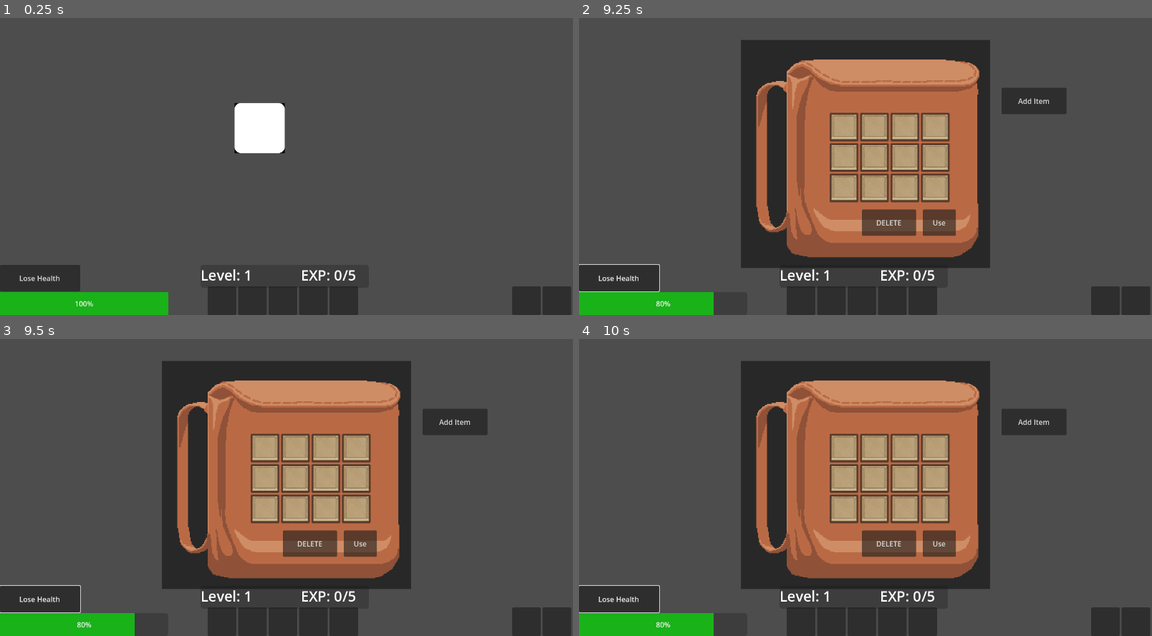
Above: before the commit, frames 1-4 (two rows, left to right).
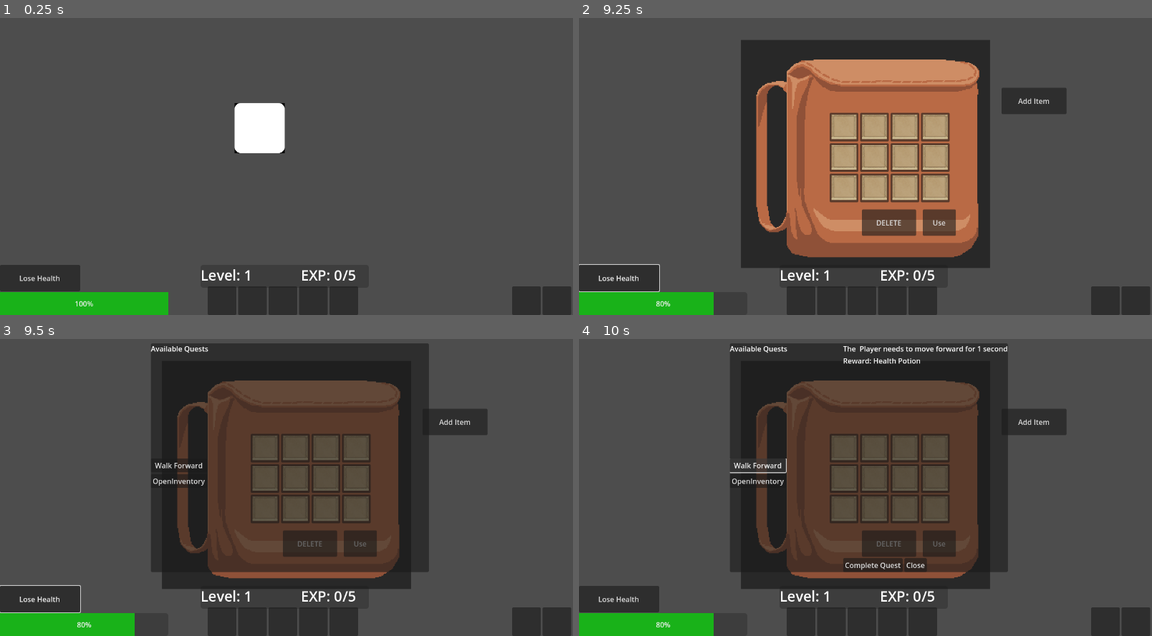
Above: after the commit, the same moments.

Repository: trex414/Profpocalypse-Purdue-Edition
Game: Godot game, scene res://test_main.tscn
The game is run twice, just before and just after one commit, with the same random seed, the same clock (stepped at 60 frames per second) and the same inputs.
Inputs (mouse positions are in pixels of both pictures, inside the frame that each line leads up to):
- Up to frame 1 (0.25 s): no input
- Up to frame 2 (9.25 s): click (802, 300) at 0.52 s; click (831, 300) at 1.27 s; click (859, 300) at 2 s; click (894, 300) at 2.75 s; click (922, 300) at 3.5 s; click "Lose Health" at 4.25 s; tap Enter at 5 s; move the mouse to (991, 136) at 5.02 s; hold D (move_right) 5.03-5.78 s; tap 1 (zoom_in) at 5.1, 6.6, 8.1 s; move the mouse to (750, 169) at 5.77 s; hold S (move_down) 5.78-6.53 s; tap 2 (zoom_out) at 5.85, 7.35, 8.85 s; move the mouse to (922, 83) at 6.52 s; hold D (move_right) 6.53-7.28 s; move the mouse to (836, 216) at 7.27 s; hold W (move_up) 7.28-8.03 s; move the mouse to (1037, 202) at 8.02 s; hold A (move_left) from 8.03 s (still down); tap E (inventory) at 8.65 s; move the mouse to (693, 107) at 8.77 s
- Up to frame 3 (9.5 s): keep holding A (move_left); tap Q (QuestMenu, bound only after the commit) at 9.4 s
- Up to frame 4 (10 s): release A (move_left) at 9.5 s; click (756, 466) at 9.5 s, where only the run after the commit has a clickable "Walk Forward"

Frames 1-2 are identical in both runs. In frame 3, 29% of the frame differs, in the area x 26-75%, y 1-79%; in frame 4, 29%, in the area x 0-75%, y 1-93%.

Commit message:
First Try at quest page

Diff:
--- /dev/null
+++ b/Quest/assets/OpenInventory.tres
@@ -0,0 +1,11 @@
+[gd_resource type="Resource" script_class="Quest" load_steps=2 format=3 uid="uid://cepj55ggdtxwj"]
+
+[ext_resource type="Script" path="res://Quest/script/Quest.gd" id="1_rd2i5"]
+
+[resource]
+script = ExtResource("1_rd2i5")
+quest_name = "OpenInventory"
+description = "The player needs to open the inventory"
+prerequisites = Array[String]([])
+rewards = Array[String](["Health Potion"])
+is_completed = false
--- /dev/null
+++ b/Quest/assets/WalkBackwards.tres
@@ -0,0 +1,11 @@
+[gd_resource type="Resource" script_class="Quest" load_steps=2 format=3 uid="uid://dfyo4d63y76eb"]
+
+[ext_resource type="Script" path="res://Quest/script/Quest.gd" id="1_pwrcx"]
+
+[resource]
+script = ExtResource("1_pwrcx")
+quest_name = "Walk Forward"
+description = "The  Player needs to move forward for 1 second"
+prerequisites = Array[String](["WalkForward"])
+rewards = Array[String](["Health Potion"])
+is_completed = false
--- /dev/null
+++ b/Quest/assets/WalkForward.tres
@@ -0,0 +1,11 @@
+[gd_resource type="Resource" script_class="Quest" load_steps=2 format=3 uid="uid://bs46tku780y1d"]
+
+[ext_resource type="Script" path="res://Quest/script/Quest.gd" id="1_7mjtt"]
+
+[resource]
+script = ExtResource("1_7mjtt")
+quest_name = "Walk Forward"
+description = "The  Player needs to move forward for 1 second"
+prerequisites = Array[String]([])
+rewards = Array[String](["Health Potion"])
+is_completed = false
--- /dev/null
+++ b/Quest/scenes/QuestMenu.tscn
@@ -0,0 +1,72 @@
+[gd_scene load_steps=2 format=3 uid="uid://bkq41e5opk1dr"]
+
+[ext_resource type="Script" path="res://Quest/script/QuestMenu.gd" id="1_p8jem"]
+
+[node name="QuestMenu" type="Control"]
+layout_mode = 3
+anchors_preset = 15
+anchor_right = 1.0
+anchor_bottom = 1.0
+grow_horizontal = 2
+grow_vertical = 2
+script = ExtResource("1_p8jem")
+
+[node name="CanvasLayer" type="CanvasLayer" parent="."]
+
+[node name="PanelContainer" type="PanelContainer" parent="CanvasLayer"]
+anchors_preset = 8
+anchor_left = 0.5
+anchor_top = 0.5
+anchor_right = 0.5
+anchor_bottom = 0.5
+offset_left = -303.0
+offset_top = -294.0
+offset_right = 318.0
+offset_bottom = 217.0
+grow_horizontal = 2
+grow_vertical = 2
+
+[node name="HBoxContainer" type="HBoxContainer" parent="CanvasLayer/PanelContainer"]
+layout_mode = 2
+
+[node name="QuestListContainer" type="VBoxContainer" parent="CanvasLayer/PanelContainer/HBoxContainer"]
+layout_mode = 2
+size_flags_horizontal = 3
+
+[node name="QuestListLabel" type="Label" parent="CanvasLayer/PanelContainer/HBoxContainer/QuestListContainer"]
+layout_mode = 2
+size_flags_horizontal = 0
+size_flags_vertical = 2
+text = "Available Quests"
+
+[node name="ScrollContainer" type="ScrollContainer" parent="CanvasLayer/PanelContainer/HBoxContainer/QuestListContainer"]
+layout_mode = 2
+size_flags_vertical = 3
+
+[node name="QuestListContent" type="VBoxContainer" parent="CanvasLayer/PanelContainer/HBoxContainer/QuestListContainer/ScrollContainer"]
+layout_mode = 2
+
+[node name="QuestDetailsContainer" type="VBoxContainer" parent="CanvasLayer/PanelContainer/HBoxContainer"]
+layout_mode = 2
+size_flags_horizontal = 3
+
+[node name="CurrentQuestLabel" type="Label" parent="CanvasLayer/PanelContainer/HBoxContainer/QuestDetailsContainer"]
+layout_mode = 2
+
+[node name="RewardPreview" type="VBoxContainer" parent="CanvasLayer/PanelContainer/HBoxContainer/QuestDetailsContainer"]
+layout_mode = 2
+
+[node name="DescriptionLabel" type="Label" parent="CanvasLayer/PanelContainer/HBoxContainer/QuestDetailsContainer"]
+layout_mode = 2
+
+[node name="ButtonContainer" type="HBoxContainer" parent="CanvasLayer/PanelContainer/HBoxContainer/QuestDetailsContainer"]
+layout_mode = 2
+size_flags_vertical = 10
+
+[node name="CompleteButton" type="Button" parent="CanvasLayer/PanelContainer/HBoxContainer/QuestDetailsContainer/ButtonContainer"]
+layout_mode = 2
+text = "Complete Quest"
+
+[node name="CloseButton" type="Button" parent="CanvasLayer/PanelContainer/HBoxContainer/QuestDetailsContainer/ButtonContainer"]
+layout_mode = 2
+text = "Close"
--- /dev/null
+++ b/Quest/script/Quest.gd
@@ -0,0 +1,8 @@
+extends Resource
+class_name Quest
+
+@export var quest_name: String
+@export var description: String
+@export var prerequisites: Array[String]
+@export var rewards: Array[String]
+@export var is_completed: bool = false
--- /dev/null
+++ b/Quest/script/QuestManager.gd
@@ -0,0 +1,34 @@
+extends Node
+const Quest = preload("res://Quest/script/Quest.gd")
+var all_quests = {}  # quest_name -> Quest object
+var completed_quests = []
+
+#all Quests
+var walk_forward_quest = load("res://Quest/assets/WalkForward.tres")
+var walk_backwards_quest = load("res://Quest/assets/WalkBackwards.tres")
+var open_inventory_quest = load("res://Quest/assets/OpenInventory.tres")
+func _ready():
+	# Load and register all quests here
+	add_quest(walk_forward_quest)
+	add_quest(open_inventory_quest)
+
+func add_quest(quest: Quest):
+	all_quests[quest.quest_name] = quest
+
+func complete_quest(name: String):
+	if all_quests.has(name):
+		all_quests[name].is_completed = true
+		completed_quests.append(name)
+
+func can_start_quest(quest: Quest) -> bool:
+	for prereq in quest.prerequisites:
+		if prereq not in completed_quests:
+			return false
+	return true
+
+func get_unlocked_quests():
+	var unlocked = []
+	for quest in all_quests.values():
+		if !quest.is_completed and can_start_quest(quest):
+			unlocked.append(quest)
+	return unlocked
--- /dev/null
+++ b/Quest/script/QuestMenu.gd
@@ -0,0 +1,92 @@
+extends Control
+
+@onready var quest_list = $CanvasLayer/PanelContainer/HBoxContainer/QuestListContainer/ScrollContainer/QuestListContent
+@onready var current_quest_label = $CanvasLayer/PanelContainer/HBoxContainer/QuestDetailsContainer/CurrentQuestLabel
+@onready var reward_preview = $CanvasLayer/PanelContainer/HBoxContainer/QuestDetailsContainer/RewardPreview
+@onready var complete_button = $CanvasLayer/PanelContainer/HBoxContainer/QuestDetailsContainer/ButtonContainer/CompleteButton
+@onready var close_button = $CanvasLayer/PanelContainer/HBoxContainer/QuestDetailsContainer/ButtonContainer/CloseButton
+@onready var quest_list_container = $CanvasLayer/PanelContainer/HBoxContainer/QuestListContainer
+@onready var quest_details_container = $CanvasLayer/PanelContainer/HBoxContainer/QuestDetailsContainer
+
+
+var current_quest = null
+
+func _ready():
+	quest_details_container.hide()
+	complete_button.pressed.connect(on_complete_pressed)
+	close_button.pressed.connect(on_close_pressed)
+	update_quest()
+	toggle_questmenu()
+
+# Populate the quest list dynamically
+func update_quest():
+	for child in quest_list.get_children():
+		child.queue_free()
+
+	var unlocked_quests = QuestManager.get_unlocked_quests()
+	for quest in unlocked_quests:
+		var quest_button = Button.new()
+		quest_button.text = quest.quest_name
+		quest_button.pressed.connect(func(): show_quest_details(quest))
+		quest_list.add_child(quest_button)
+
+# Display quest details when selected
+
+# Display quest rewards
+func refresh_rewards(quest):
+	for child in reward_preview.get_children():
+		child.queue_free()
+
+	for item_name in quest.rewards:
+		var reward_label = Label.new()
+		reward_label.text = "Reward: " + item_name
+		reward_preview.add_child(reward_label)
+
+# Completing a quest
+func on_complete_pressed():
+	if current_quest == null:
+		return
+
+	var inventory_manager = get_node("/root/InventoryManager")  # Adjust if needed
+	for item in current_quest.rewards:
+		if !inventory_manager.try_add_qeitem(item):
+			prompt_inventory_full(item)
+			return
+
+	QuestManager.complete_quest(current_quest.quest_name)
+	update_quest()
+
+# Handle full inventory
+func prompt_inventory_full(new_item):
+	print("Inventory is full! Manage your inventory to make room for: " + new_item)
+
+
+
+func show_quest_details(quest):
+	current_quest = quest
+	current_quest_label.text = quest.description
+	refresh_rewards(quest)
+
+	# Show details and shrink the quest list to make room.
+	quest_details_container.show()
+	quest_list_container.custom_minimum_size.x = 200  # Move list left (make narrower)
+
+func close_quest_details():
+	quest_details_container.hide()
+	quest_list_container.custom_minimum_size.x = 400  # Move list back to center width
+
+func on_close_pressed():
+	close_quest_details()
+
+
+func toggle_questmenu():
+	var panel = $CanvasLayer/PanelContainer
+	panel.visible = !panel.visible
+	close_quest_details()
+
+	# Update inventory UI when opening
+	if panel.visible:
+		update_quest()
+		print("QuestMenu opened.")
+	else:
+		print("QuestMenu closed.")
--- a/project.godot
+++ b/project.godot
@@ -20,6 +20,7 @@
 InventoryManager="*res://Inventory/script/inventory_manager.gd"
 PlayerData="*res://scripts/PlayerData.gd"
 SaveManager="*res://scripts/SaveManager.gd"
+QuestManager="*res://Quest/script/QuestManager.gd"
 
 [filesystem]
 
@@ -30,7 +31,7 @@
 inventory={
 "deadzone": 0.5,
 "events": [null, Object(InputEventKey,"resource_local_to_scene":false,"resource_name":"","device":0,"window_id":0,"alt_ …(195 unchanged characters)…
-]
+, null]
 }
 Settings={
 "deadzone": 0.5,
@@ -71,6 +72,11 @@
 "events": [Object(InputEventKey,"resource_local_to_scene":false,"resource_name":"","device":0,"window_id":0,"alt_presse …(189 unchanged characters)…
 ]
 }
+QuestMenu={
+"deadzone": 0.5,
+"events": [null, Object(InputEventKey,"resource_local_to_scene":false,"resource_name":"","device":-1,"window_id":0,"alt_pressed":false,"shift_pressed":false,"ctrl_pressed":false,"meta_pressed":false,"pressed":false,"keycode":0,"physical_keycode":81,"key_label":0,"unicode":113,"location":0,"echo":false,"script":null)
+]
+}
 
 [rendering]
 
--- a/test_main.gd
+++ b/test_main.gd
@@ -2,6 +2,7 @@
 
 var inventory = null
 var hud = null
+var QuestMenuScene = null
 
 func _ready():
 	Input.set_mouse_mode(Input.MOUSE_MODE_VISIBLE)
@@ -14,6 +15,11 @@
 	# Load HUD
 	hud = load("res://Main HUD/Scenes/hud.tscn").instantiate()
 	add_child(hud)
+
+	# Load Quest Screen
+	QuestMenuScene = load("res://Quest/scenes/QuestMenu.tscn").instantiate()
+	add_child(QuestMenuScene)
+
 
 	# Pass inventory reference to HUD
 	hud.set_inventory(inventory)
@@ -36,3 +42,10 @@
 			print("Inventory opened.")
 		else:
 			inventory.toggle_inventory()  # Toggle visibility
+	if Input.is_action_just_pressed("QuestMenu"):
+		if QuestMenuScene == null:
+			QuestMenuScene = load("res://Quest/scenes/QuestMenu.tscn").instantiate()
+			add_child(QuestMenuScene)
+			print("QuestMenu opened.")
+		else:
+			QuestMenuScene.toggle_questmenu()
Not shown, changed: .DS_Store
Not shown, added: Quest/.DS_Store
Not shown, added: Quest/assets/.DS_Store
Not shown, added: Quest/scenes/.DS_Store
Not shown, added: Quest/script/.DS_Store
